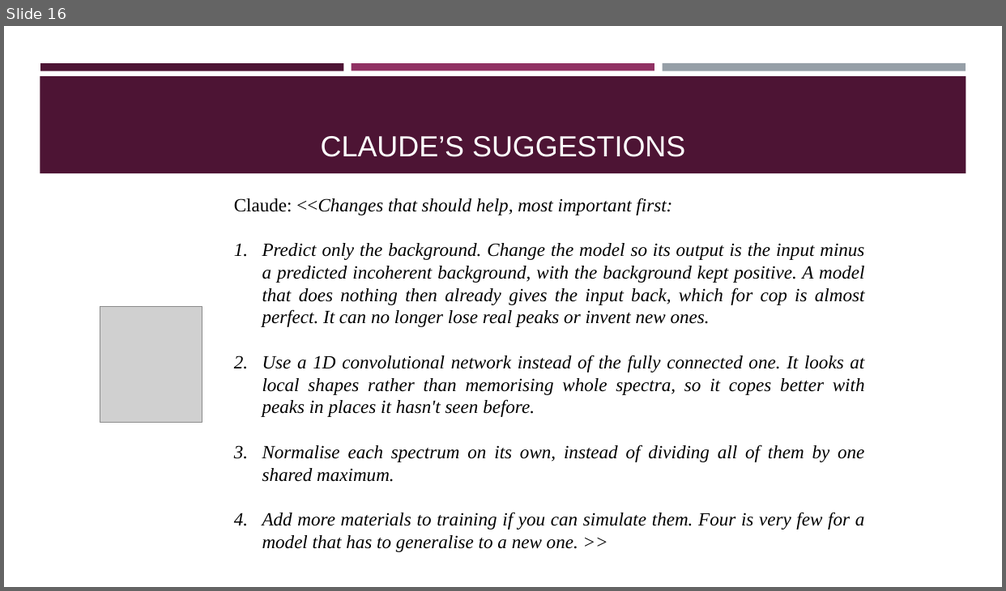
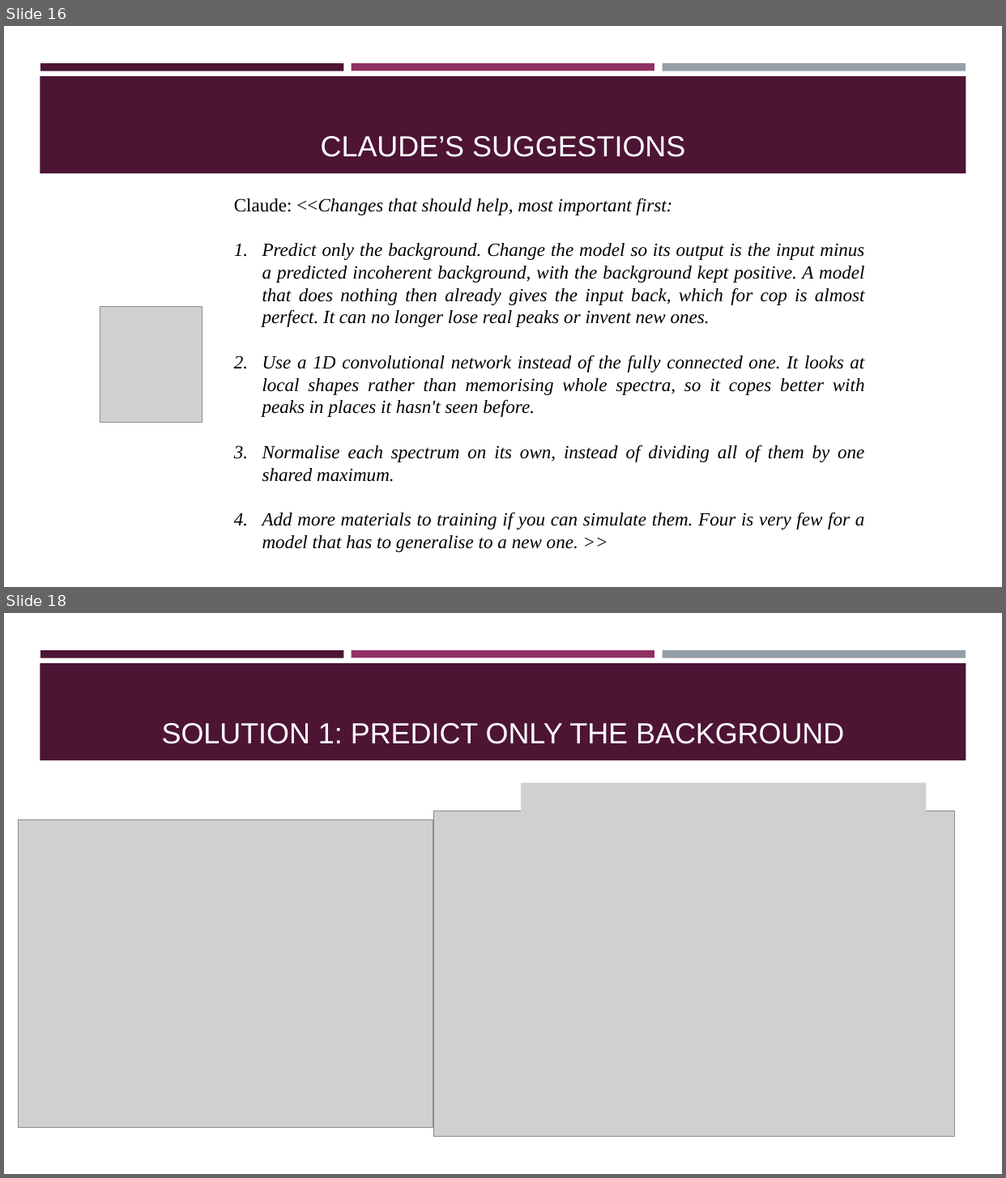
Before and after one commit to mccode-dev/PaNRAID-results, a slide deck: Group1/Presentation.pptx. Shown one above the other, each under a label of ours: slide 16 before the commit, slides 16 and 18 after it; the slides between them are not shown. The pictures are 1006x591 and 1006x1178 pixels, drawn with LibreOffice and Linux fonts; fonts in the diff are those of the drawing; grey boxes stand for pictures. Boxes give left, top, right and bottom in pixels: in the first picture for what was removed or moved away, otherwise in the second. Text is boxed around its words. In the diff, an @@ line names an element or a change of style, - is before the commit and + after.

```diff
--- a/Group1/Presentation.pptx
+++ b/Group1/Presentation.pptx
@@ slide 18 added at (4, 613, 1002, 1174), background #FFFFFF; not listed: 4 template elements that a slide beside it also shows @@
@@ title added at (162, 723, 844, 744), 28 pt, text #FFFFFF @@
+SOLUTION 1: PREDICT ONLY THE BACKGROUND
@@ picture added at (522, 783, 927, 813) @@
@@ picture added at (19, 820, 434, 1128) @@
@@ picture added at (434, 811, 955, 1137) @@
```
Also in this commit, not shown: 1 slide changed, 1 other slide added, 3 other files.
